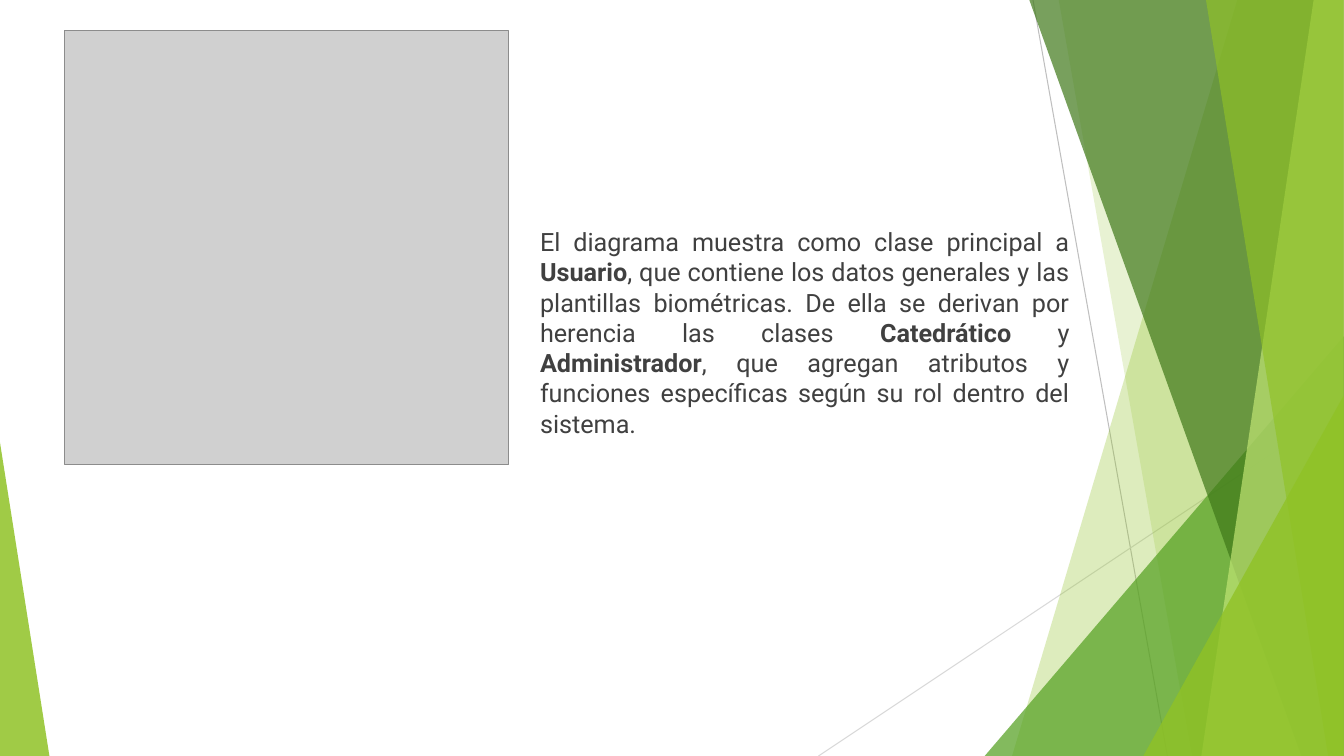
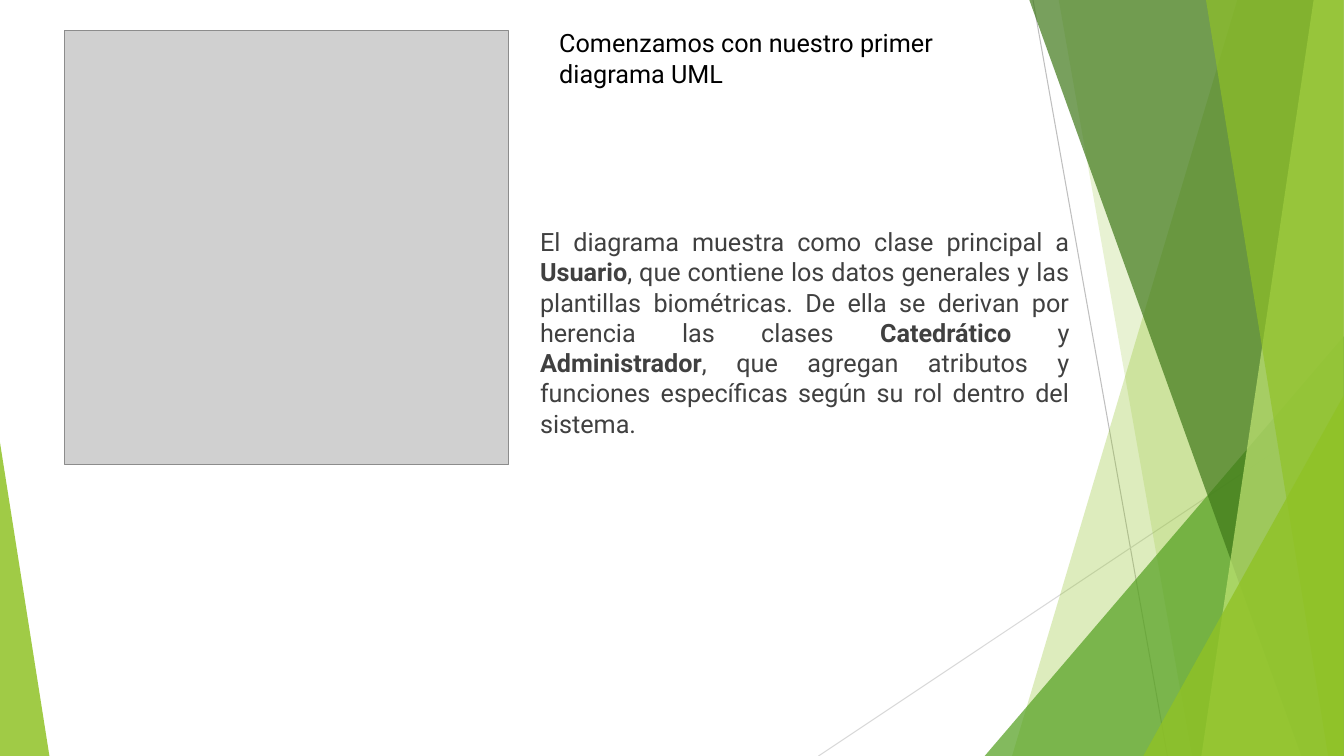
Before and after one commit to Cynthia21Morales/Ingenieria_del_Software_CynthiaJasmineMT, a slide deck: slide 3 of unidad 1/1.3 Ejercicio Diagrama Uml_Cynthia Jasmine Morales Torres.pptx. Drawn at 1344x756 pixels with LibreOffice and Linux fonts; fonts in the diff are those of the drawing; grey boxes stand for pictures. Boxes give left, top, right and bottom in pixels: in the first picture for what was removed or moved away, otherwise in the second. Text is boxed around its words. In the diff, an @@ line names an element or a change of style, - is before the commit and + after.

```diff
--- a/unidad 1/1.3 Ejercicio Diagrama Uml_Cynthia Jasmine Morales Torres.pptx
+++ b/unidad 1/1.3 Ejercicio Diagrama Uml_Cynthia Jasmine Morales Torres.pptx
@@ text added at box(559, 34, 933, 89), 18 pt, text #000000 @@
+Comenzamos con nuestro primer diagrama UML
```
Also in this commit, not shown: 1 other slide changed, 1 slide added.
